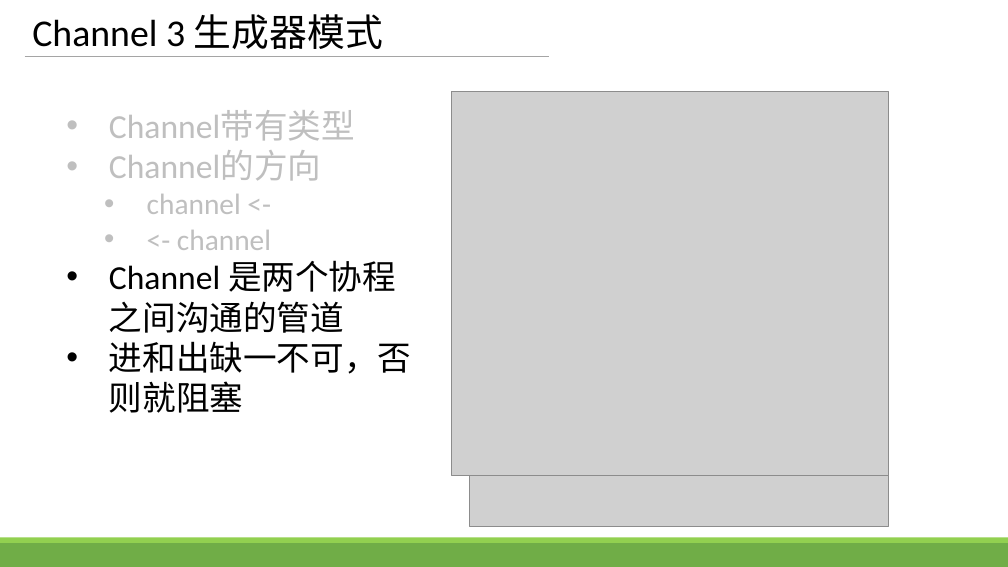
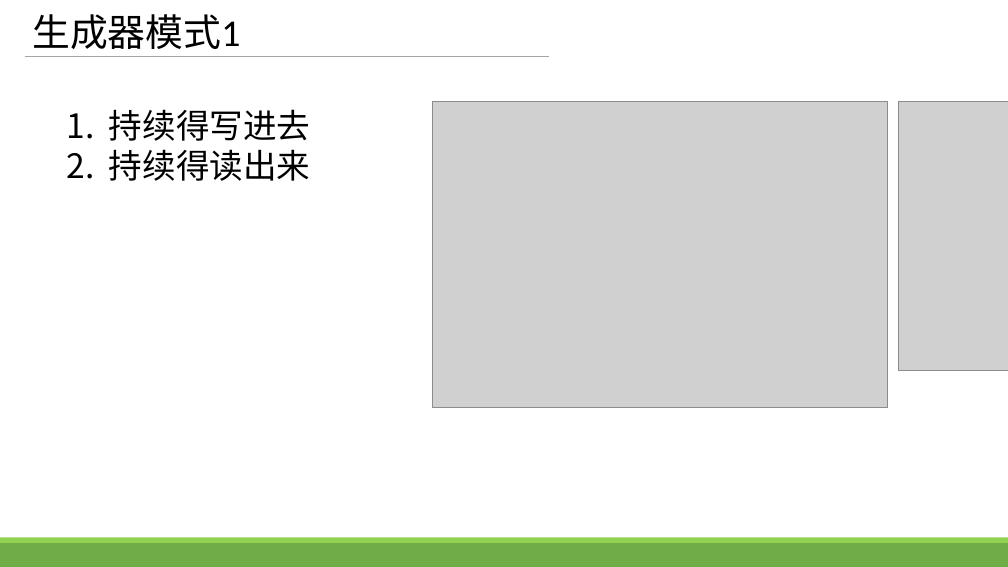
Before and after one commit to zhengbr2/sharing, a slide deck: slide 9 of GolangConcurency.pptx. Drawn at 1008x567 pixels with LibreOffice and Linux fonts; fonts in the diff are those of the drawing; grey boxes stand for pictures. Boxes give left, top, right and bottom in pixels: in the first picture for what was removed or moved away, otherwise in the second. Text is boxed around its words. In the diff, an @@ line names an element or a change of style, - is before the commit and + after.

```diff
--- a/GolangConcurency.pptx
+++ b/GolangConcurency.pptx
@@ title at box(32, 14, 240, 49): text changed @@
-Channel 3 生成器模式
+生成器模式1
@@ text at box(109, 109, 311, 181): text changed; text colour #BFBFBF to #000000 @@
-• Channel带有类型
-• Channel的方向
-  • channel <-
-  • <- channel
-• Channel 是两个协程之间沟通的管道
-• 进和出缺一不可，否则就阻塞
+1. 持续得写进去
+2. 持续得读出来
@@ picture: place and size @@
-picture at box(451, 91, 889, 475)
+picture at box(433, 101, 888, 408)
@@ picture added at box(899, 101, 1008, 371) @@
@@ picture removed at box(470, 476, 889, 527) @@
```
Also in this commit, not shown: 1 other file.
